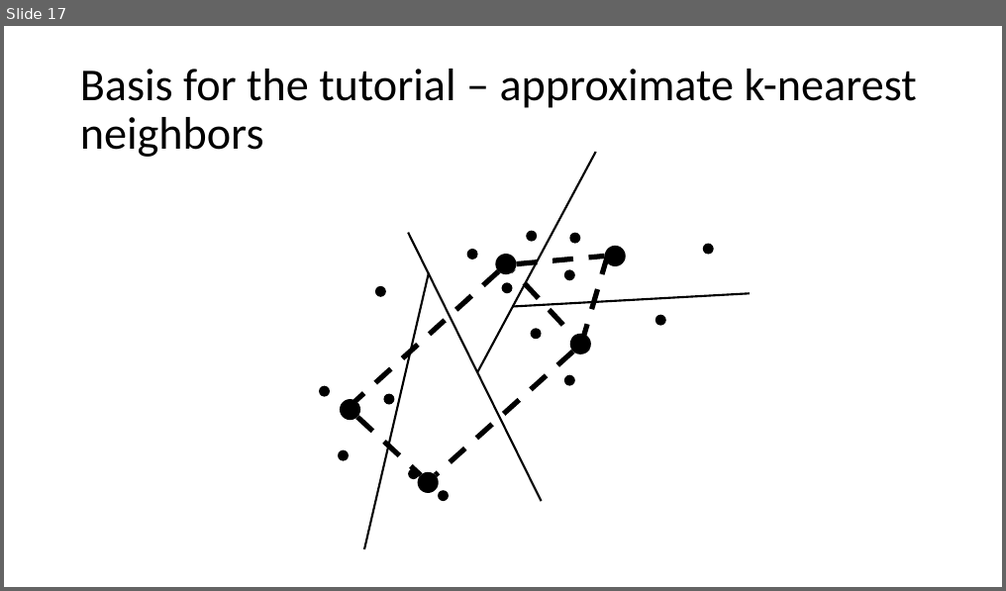
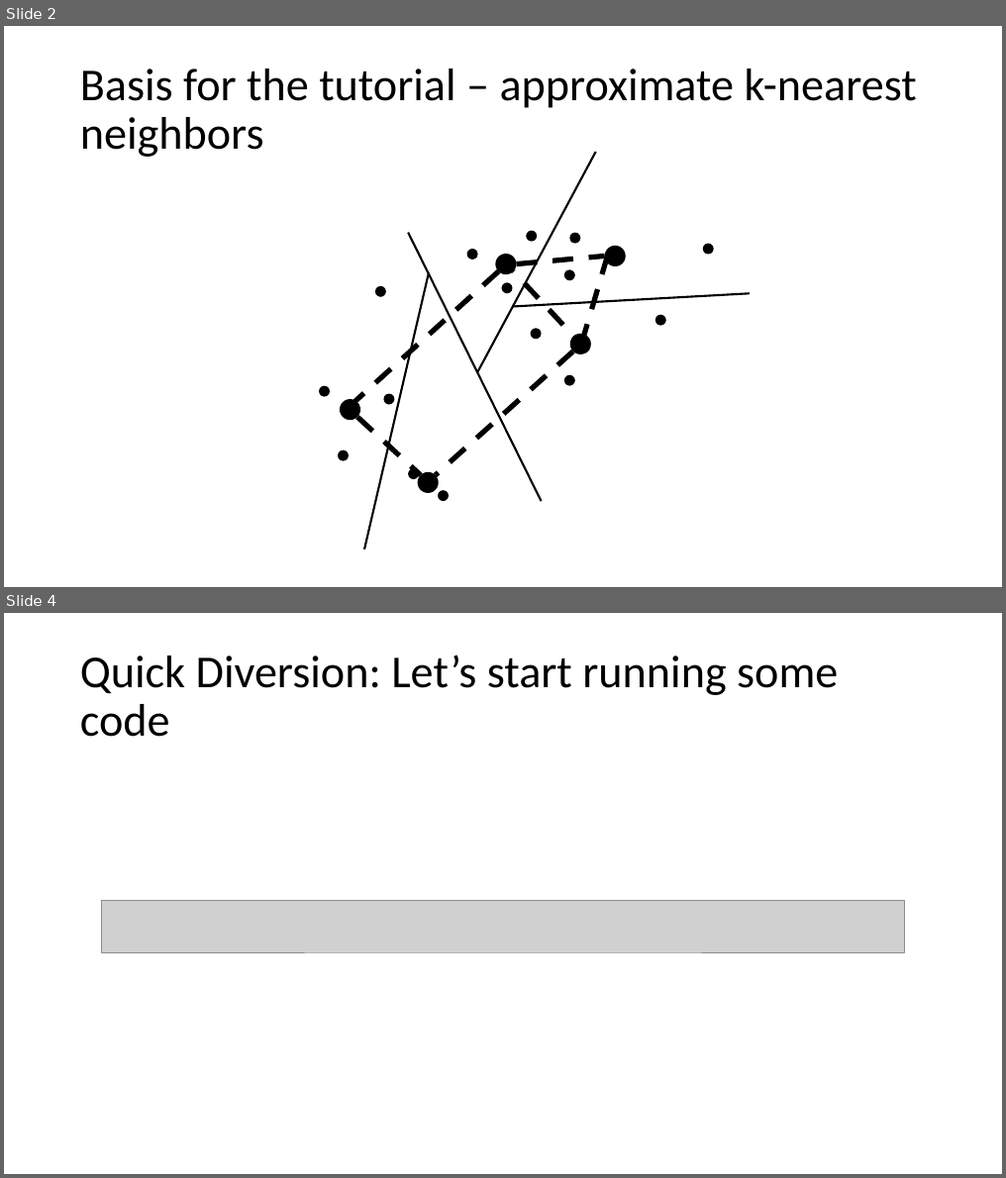
Before and after one commit to AnabelSMRuggiero/Dimensionality-Reduction-Tutorial, a slide deck: Presentation/Dimensionality-Reduction.pptm. Shown one above the other, each under a label of ours: slide 17 before the commit, slides 2 and 4 after it; the slides between them are not shown. The pictures are 1006x591 and 1006x1178 pixels, drawn with LibreOffice and Linux fonts; fonts in the diff are those of the drawing; grey boxes stand for pictures. Boxes give left, top, right and bottom in pixels: in the first picture for what was removed or moved away, otherwise in the second. Text is boxed around its words. In the diff, an @@ line names an element or a change of style, - is before the commit and + after.

```diff
--- a/Presentation/Dimensionality-Reduction.pptm
+++ b/Presentation/Dimensionality-Reduction.pptm
@@ slide 4 added at box(4, 613, 1002, 1174), background #FFFFFF @@
@@ title added at box(80, 655, 838, 737), 44 pt, text #000000 @@
+Quick Diversion: Let’s start running some code
@@ picture added at box(101, 900, 905, 953) @@
@@ what was slide 17 is now slide 2 @@
```
Also in this commit, not shown: 5 other slides added, 3 slides removed, 4 other files.
